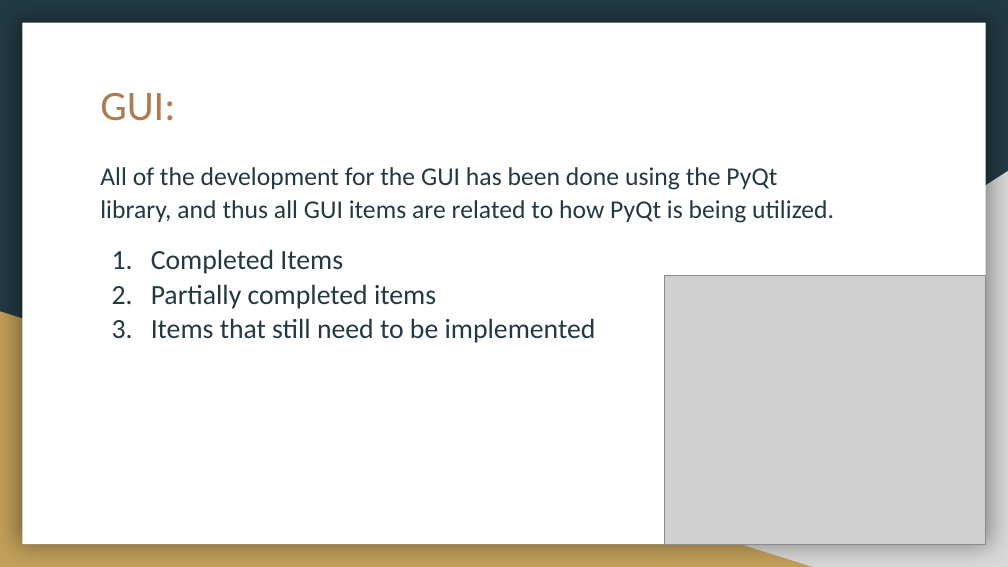
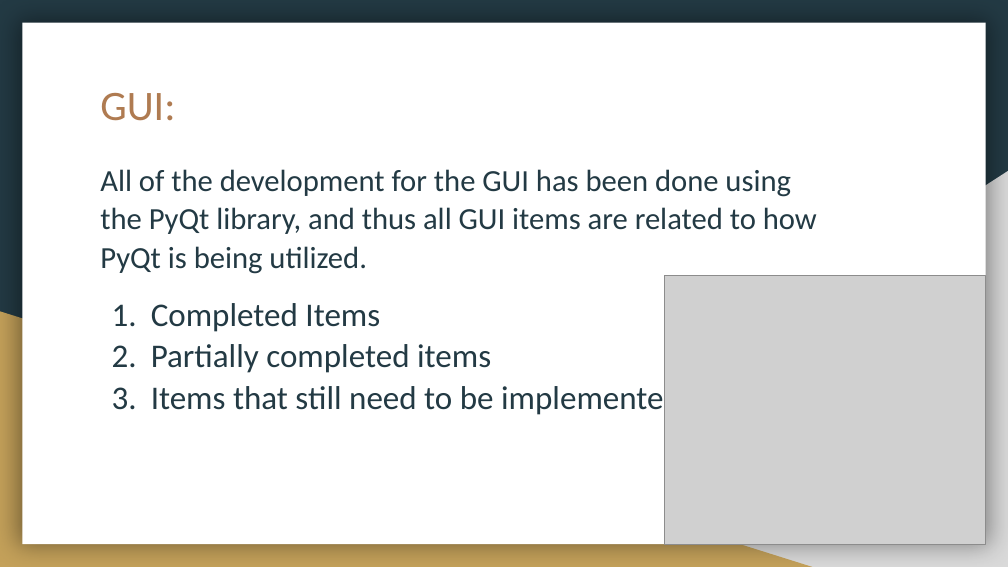
Before and after one commit to CinnaKenToast/Circuit-Board-Designer, a slide deck: slide 2 of Documents/Circuit Designer Update.pptx. Drawn at 1008x567 pixels with LibreOffice and Linux fonts; fonts in the diff are those of the drawing; grey boxes stand for pictures. Boxes give left, top, right and bottom in pixels: in the first picture for what was removed or moved away, otherwise in the second. Text is boxed around its words. In the diff, an @@ line names an element or a change of style, - is before the commit and + after.

```diff
--- a/Documents/Circuit Designer Update.pptx
+++ b/Documents/Circuit Designer Update.pptx
@@ text "All of the development for ..." at [100, 169, 817, 417]: size 18.3 to 21.9 pt in "All of the development for the GUI ..."; size 19.8 to 23.6 pt in "Completed Items", "Partially completed items", "Items that still need to be implemented" @@
```
Also in this commit, not shown: 4 other slides changed.
